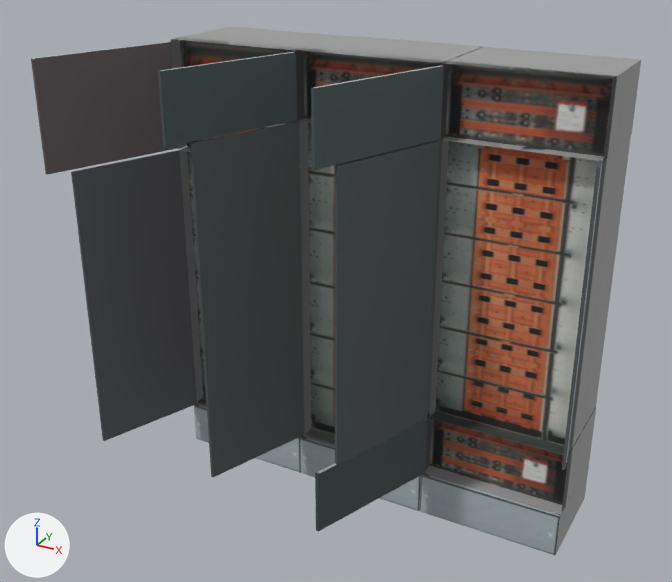
One commit to the FBX model file5.fbx: the scene before it, then after it.
Camera for both pictures: a 50 mm camera at (0.844, -1.658, 1.281) aimed at (-0.002, -0.12, 0.512). Arrows for +X, +Y and +Z are at lower left; the lights stay in place. Where no turn or scale is listed for an object, it has been applied to the vertices.

Names of what the first picture shows: 'Cube.007', 'Cube.019', 'Cube.020', 'Cube.021', 'Door', 'Door Animation Eight', 'Door Animation Four', 'Door Animation One', 'Door Animation Seven', 'Door Animation Six', 'Door Animation Six.001', 'Door Animation Three'.
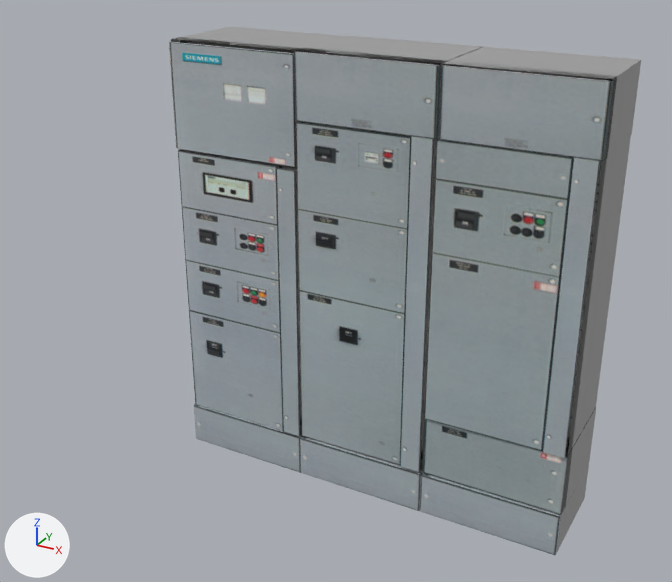
Changed parts and their boxes [x1, y1, x2, y2] in the pictures (672 x 582 px):
'Door Animation Six', turned: before [190, 121, 304, 477]; after [297, 121, 410, 465]
'Door', turned: before [335, 140, 439, 464]; after [425, 140, 573, 451]
'Door Animation One', turned: before [71, 150, 197, 441]; after [178, 150, 283, 431]
'Door Animation Three', turned: before [31, 42, 178, 175]; after [169, 42, 297, 167]
'Door Animation Seven', turned: before [311, 65, 444, 170]; after [438, 65, 614, 161]
'Door Animation Four', turned: before [158, 52, 297, 147]; after [294, 52, 441, 139]
'Door Animation Eight', turned: before [315, 419, 428, 531]; after [423, 420, 569, 515]
'Door Animation Six.001', turned: before [562, 160, 603, 470]; after [542, 157, 600, 458]
'Cube.020', unchanged, covered by the edit: before [429, 136, 631, 455]; after [443, 136, 631, 456]
'Cube.019', unchanged, covered by the edit: before [441, 47, 641, 161]; after [442, 47, 641, 160]
'Cube.007', unchanged, covered by the edit: before [300, 119, 447, 444]; after [306, 122, 438, 470]
'Cube.021', unchanged, covered by the edit: before [425, 407, 596, 512]; after [563, 407, 596, 510]

Edits to the bpy script that builds the scene:
```text
Change ob_door_animation_three:
    ob_door_animation_three.rotation_euler: (0.0, 0.0, -1.92) -> (0.0, 0.0, 0.0)  # degrees (0, 0, -110) -> degrees (0, 0, 0)
Change ob_door_animation_six_001:
    ob_door_animation_six_001.rotation_euler: (0.0, 0.0, 1.745) -> (0.0, 0.0, 0.0)  # degrees (0, 0, 100) -> degrees (0, 0, 0)
Change ob_door:
    ob_door.rotation_euler: (0.0, 0.0, -1.914) -> (0.0, 0.0, 0.00627)  # degrees (0, 0, -110) -> degrees (0, 0, 0.4)
Change ob_door_animation_eight:
    ob_door_animation_eight.rotation_euler: (0.0, 0.0, -1.92) -> (0.0, 0.0, 0.0)  # degrees (0, 0, -110) -> degrees (0, 0, 0)
Change ob_door_animation_one:
    ob_door_animation_one.rotation_euler: (0.0, 0.0, -1.92) -> (0.0, 0.0, 0.0)  # degrees (0, 0, -110) -> degrees (0, 0, 0)
Change ob_door_animation_six:
    ob_door_animation_six.rotation_euler: (0.0, 0.0, -1.914) -> (0.0, 0.0, 0.00627)  # degrees (0, 0, -110) -> degrees (0, 0, 0.4)
Change ob_door_animation_four:
    ob_door_animation_four.rotation_euler: (0.0, 0.0, -1.92) -> (0.0, 0.0, 0.0)  # degrees (0, 0, -110) -> degrees (0, 0, 0)
Change ob_door_animation_seven:
    ob_door_animation_seven.rotation_euler: (0.0, 0.0, -1.92) -> (0.0, 0.0, 0.0)  # degrees (0, 0, -110) -> degrees (0, 0, 0)
```
